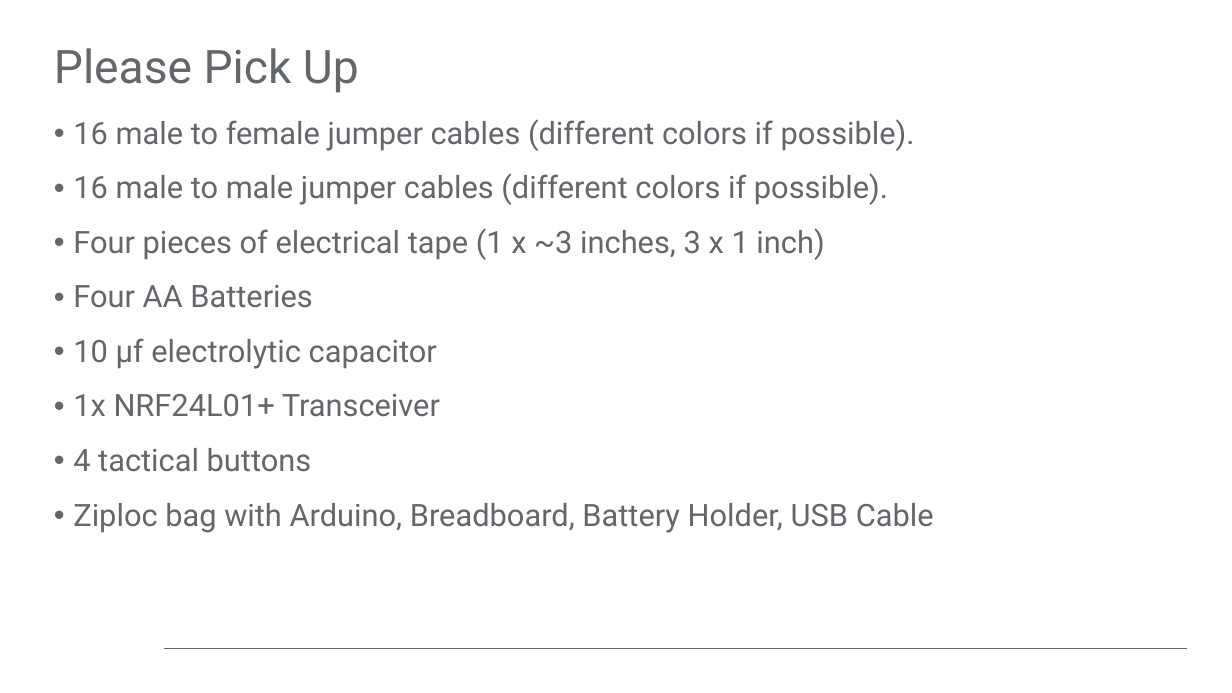
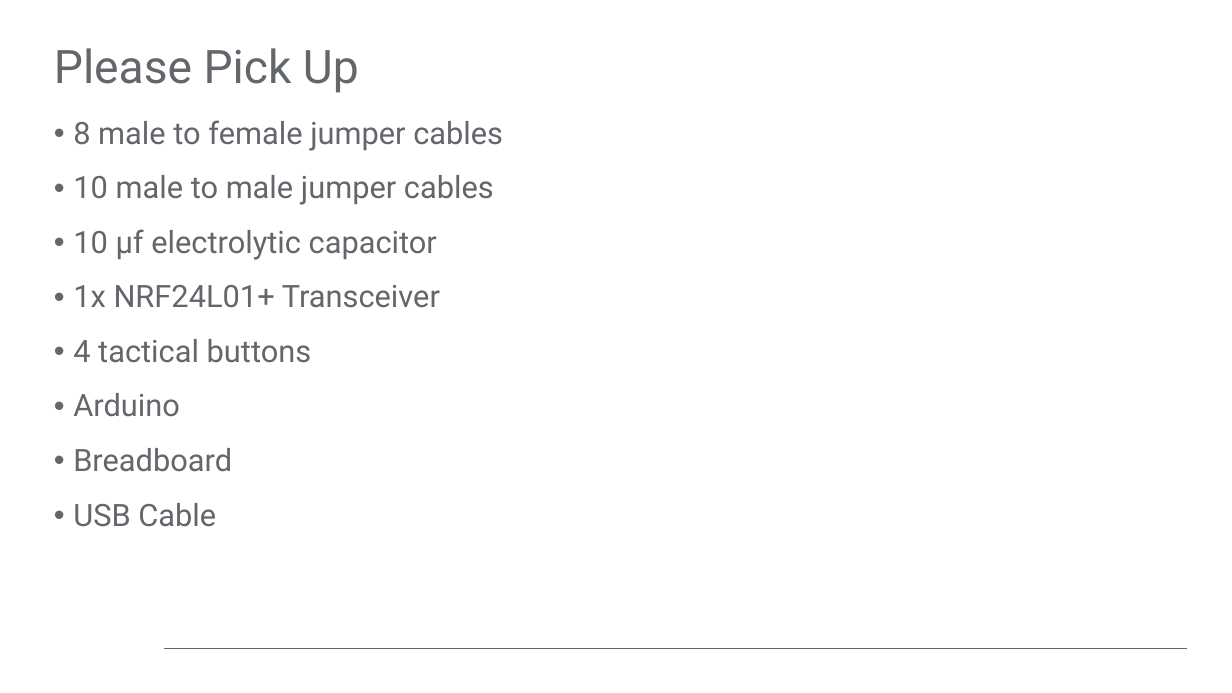
Before and after one commit to pilotdeveloper/sensors_lab, a slide deck: slide 8 of class-guide.pptx (slide 9 before the commit). Drawn at 1232x693 pixels with LibreOffice and Linux fonts; fonts in the diff are those of the drawing; background and template pictures are left out. Boxes give left, top, right and bottom in pixels: in the first picture for what was removed or moved away, otherwise in the second. Text is boxed around its words. In the diff, an @@ line names an element or a change of style, - is before the commit and + after.

```diff
--- a/class-guide.pptx
+++ b/class-guide.pptx
@@ text at [73, 120, 503, 205]: text changed @@
-• 16 male to female jumper cables (different colors if possible).
-• 16 male to male jumper cables (different colors if possible).
-• Four pieces of electrical tape (1 x ~3 inches, 3 x 1 inch)
-• Four AA Batteries
+• 8 male to female jumper cables
+• 10 male to male jumper cables
@@ text at [73, 393, 232, 527]: text changed @@
-• Ziploc bag with Arduino, Breadboard, Battery Holder, USB Cable
+• Arduino
+• Breadboard
+• USB Cable
```
Also in this commit, not shown: 1 other slide changed, 1 slide removed.
